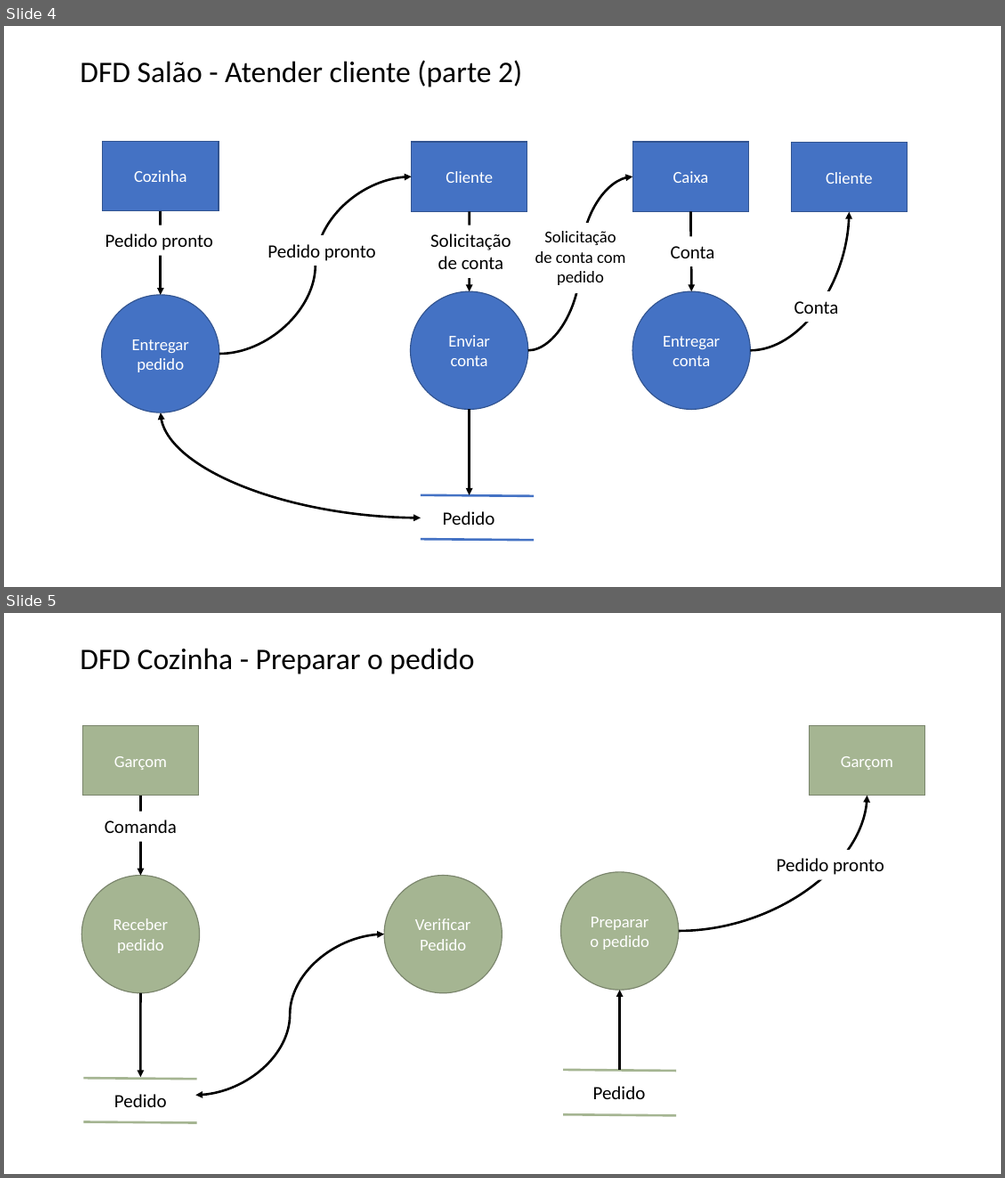
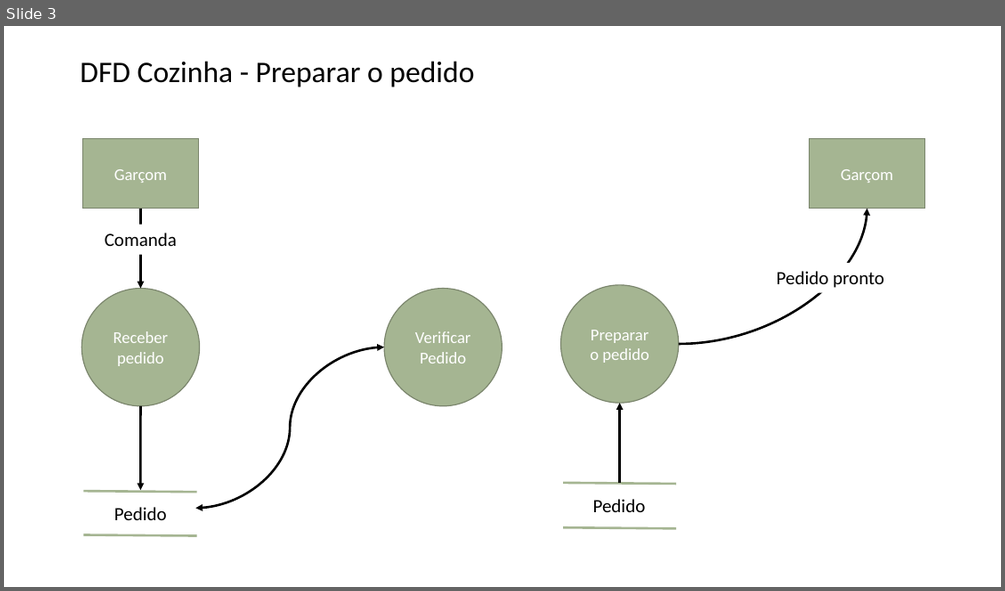
Before and after one commit to faconta/OPE, a slide deck: Artefatos/16. Diagramas de Fluxo de Dados.pptx. Shown one above the other, each under a label of ours: slides 4 and 5 before the commit, slide 3 after it. The pictures are 1005x1178 and 1005x591 pixels, drawn with LibreOffice and Linux fonts; fonts in the diff are those of the drawing. Boxes give left, top, right and bottom in pixels: in the first picture for what was removed or moved away, otherwise in the second. Text is boxed around its words. In the diff, an @@ line names an element or a change of style, - is before the commit and + after.

```diff
--- a/Artefatos/16. Diagramas de Fluxo de Dados.pptx
+++ b/Artefatos/16. Diagramas de Fluxo de Dados.pptx
@@ slide 4 removed at (4, 26, 1001, 587), background #FFFFFF @@
@@ title removed at (80, 60, 522, 87) @@
-DFD Salão - Atender cliente (parte 2)
@@ group removed at (102, 141, 907, 540): 7 texts, 4 rectangles, 4 curved arrows, 3 ellipses, 3 arrows, 2 lines, 1 curved double arrow @@
-Cliente
-Caixa
-Enviar conta
-Entregar conta
-Pedido
-Solicitação
-de conta
-Cliente
-Solicitação
-de conta com
-pedido
-Conta
-Conta
-Cozinha
-Entregar pedido
-Pedido pronto
-Pedido pronto
@@ what was slide 5 is now slide 3 @@
```
Also in this commit, not shown: 3 slides changed, 1 other slide removed, 2 other files.
